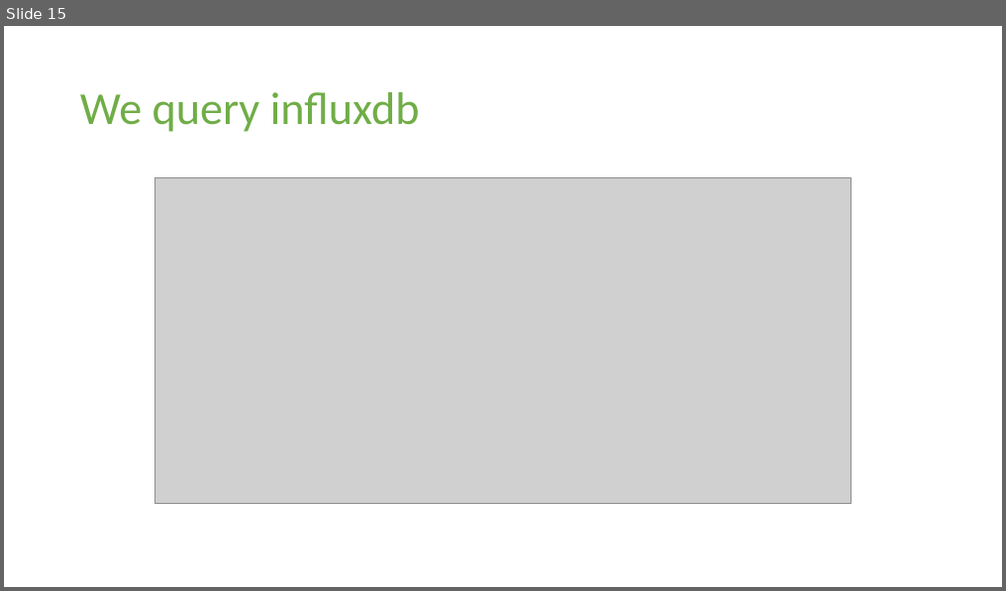
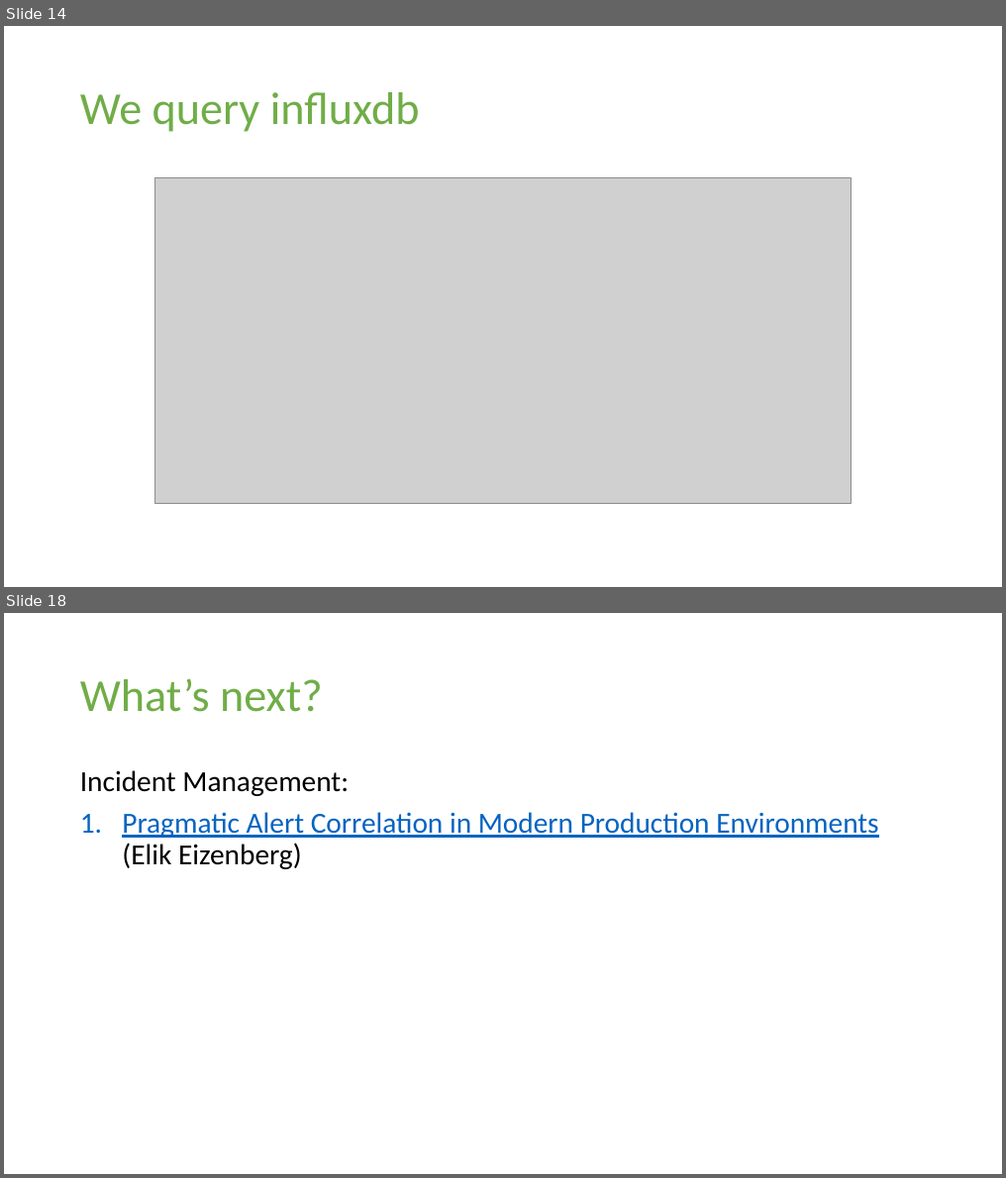
Before and after one commit to pliyo/presentations, a slide deck: SensuChecks.pptx. Shown one above the other, each under a label of ours: slide 15 before the commit, slides 14 and 18 after it; the slides between them are not shown. The pictures are 1006x591 and 1006x1178 pixels, drawn with LibreOffice and Linux fonts; fonts in the diff are those of the drawing; grey boxes stand for pictures. Boxes give left, top, right and bottom in pixels: in the first picture for what was removed or moved away, otherwise in the second. Text is boxed around its words. In the diff, an @@ line names an element or a change of style, - is before the commit and + after.

```diff
--- a/SensuChecks.pptx
+++ b/SensuChecks.pptx
@@ slide 18 added at [4,613,1002,1174], background #FFFFFF @@
@@ title added at [80,678,323,712], 44 pt, text #70AD47 @@
+What’s next?
@@ text added at [80,770,878,869], 28 pt, text #0563C1, underline @@
+Incident Management:
+1. Pragmatic Alert Correlation in Modern Production Environments
+   (Elik Eizenberg)
@@ what was slide 15 is now slide 14 @@
```
Also in this commit, not shown: 2 slides changed, 2 other slides added, 1 slide removed.
